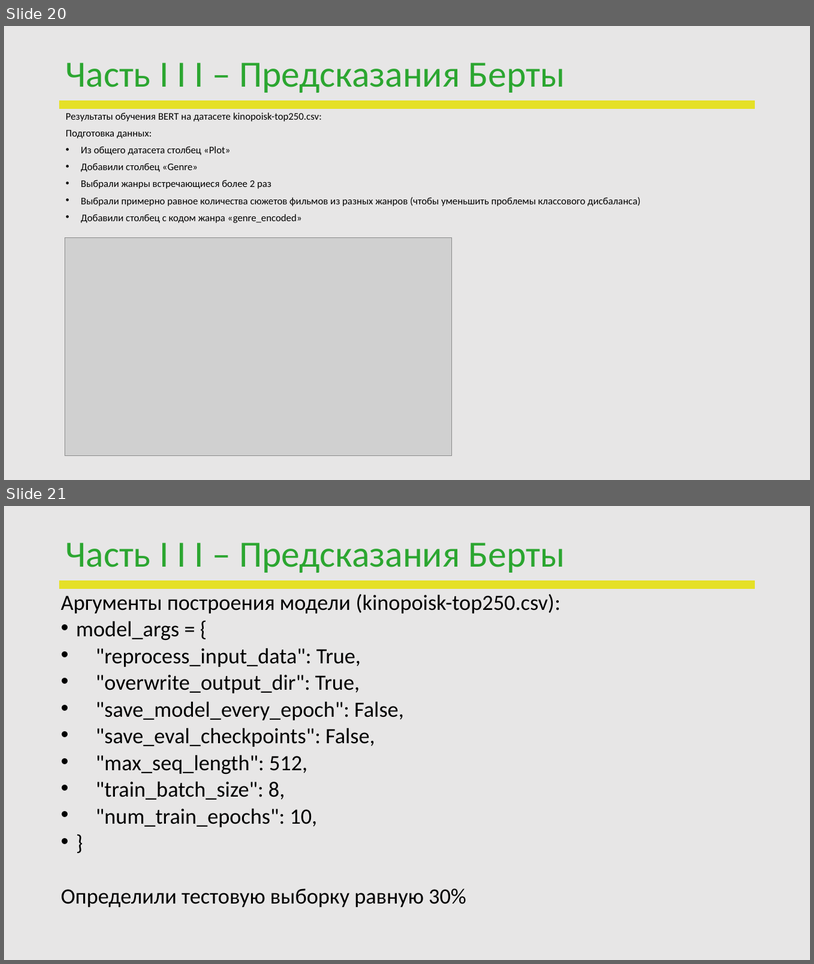
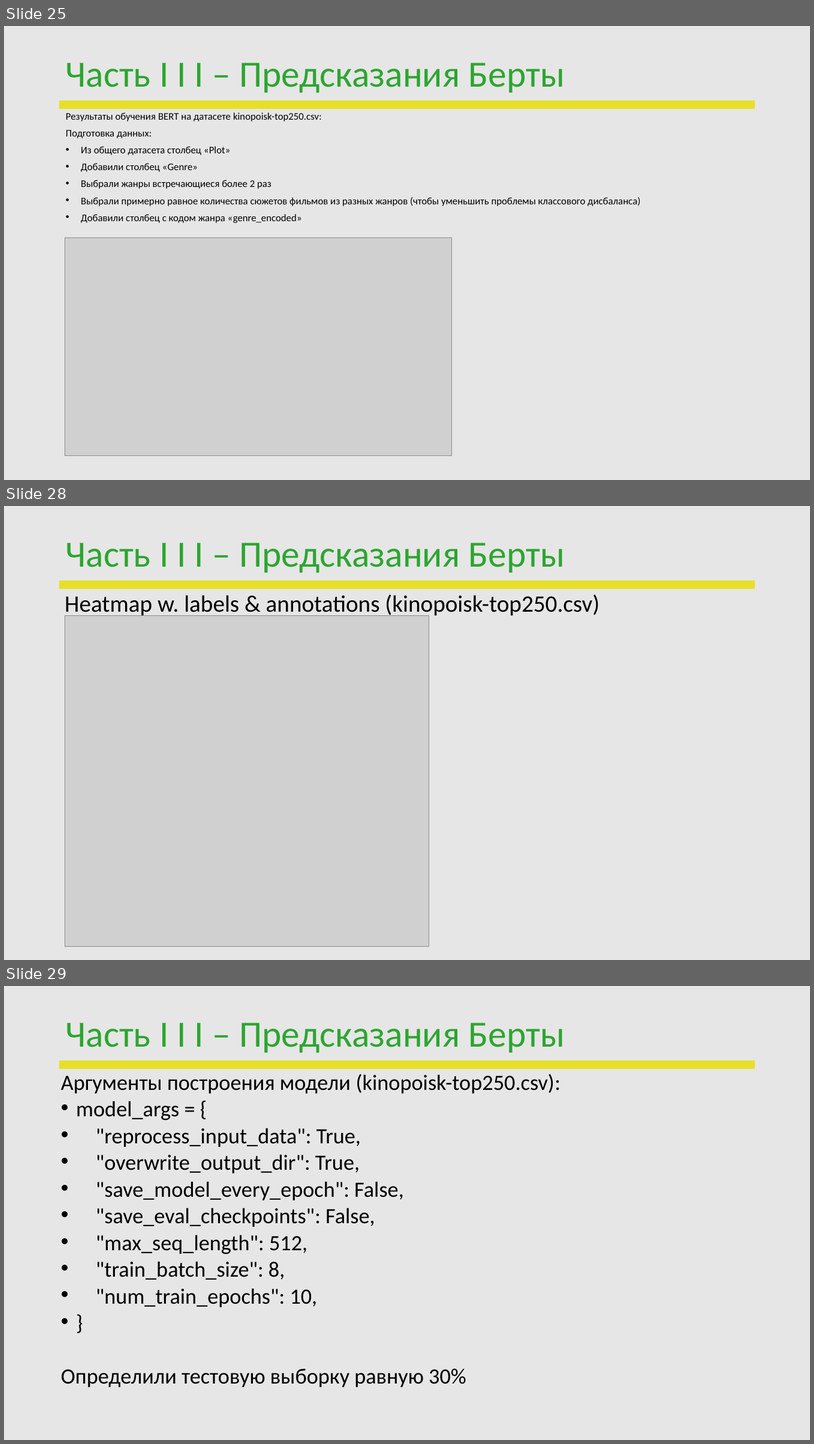
Before and after one commit to PavelVNovikov/DS_april_2022, a slide deck: Diplom/ПЕРЕЗАПУСК_DS_Novikov.pptx. Shown one above the other, each under a label of ours: slides 20 and 21 before the commit, slides 25, 28 and 29 after it; the slides between them are not shown. The pictures are 814x964 and 814x1444 pixels, drawn with LibreOffice and Linux fonts; fonts in the diff are those of the drawing; grey boxes stand for pictures; background and template pictures are left out. Boxes give left, top, right and bottom in pixels: in the first picture for what was removed or moved away, otherwise in the second. Text is boxed around its words. In the diff, an @@ line names an element or a change of style, - is before the commit and + after.

```diff
--- a/Diplom/ПЕРЕЗАПУСК_DS_Novikov.pptx
+++ b/Diplom/ПЕРЕЗАПУСК_DS_Novikov.pptx
@@ slide 28 added at box(4, 506, 810, 960), background #E7E6E6; not listed: 1 template element that a slide beside it also shows @@
@@ title added at box(65, 543, 565, 573), 44 pt, text #2BA630 @@
+Часть I I I – Предсказания Берты
@@ text added at box(65, 594, 600, 618), 28 pt, text #000000 @@
+Heatmap w. labels & annotations (kinopoisk-top250.csv)
@@ picture added at box(65, 615, 429, 946) @@
@@ what was slide 20 is now slide 25 @@
@@ what was slide 21 is now slide 29 @@
```
Also in this commit, not shown: 7 other slides added.
